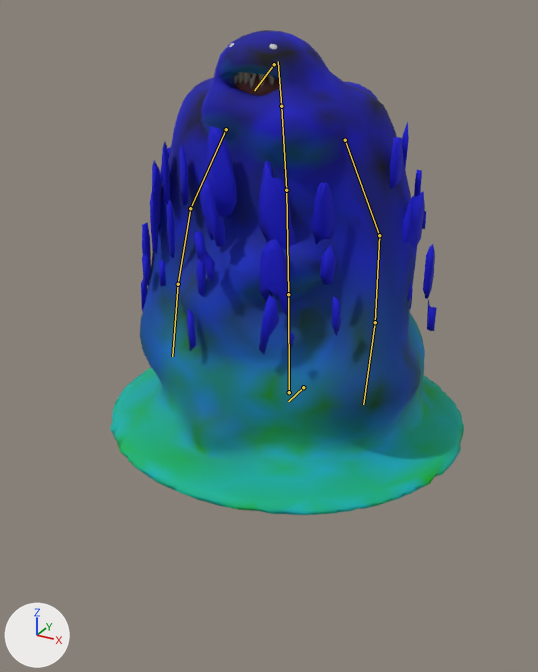
A saved change to the glTF model assets/beast_mud.glb.
Camera for both pictures: a 50 mm lens placed at (1.8, -3.53, 2.22), pointed at (-0.01, -0.24, 0.58). Every picture has the same lights, and +X, +Y and +Z are marked at lower left. The older version comes first. The bones that bend it are drawn over the model as lines.

Names of what the first picture shows: 'beast_mud_glow', 'beast_mud_horn', 'beast_mud_ooze'.
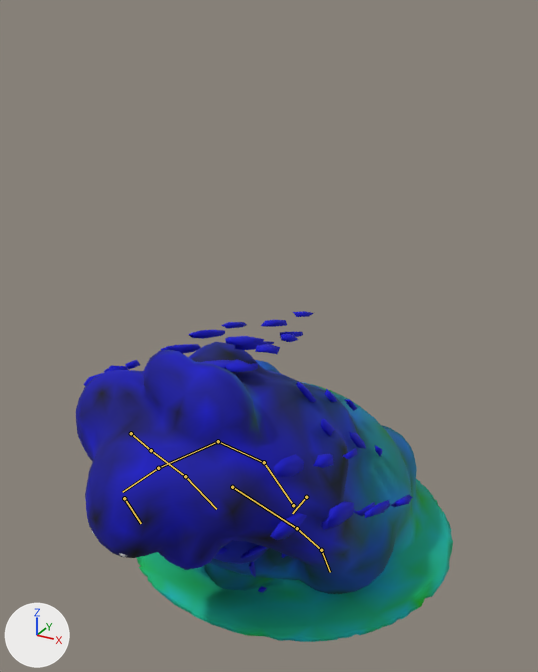
The newer file adds an action. The first version stands in its rest pose; the second is drawn at frame 75 of the action 'wallow'.

Where the change shows, as pixel boxes (x1, y1, x2, y2) in the pictures (538 x 672 px):
'beast_mud_ooze', posed (6% wider, 32% shorter): before (110, 30, 464, 515); after (76, 311, 453, 642)
'beast_mud_horn', posed (not visible afterwards): before (233, 72, 279, 95)
'beast_mud_glow', posed: before (229, 43, 277, 49); after (92, 531, 127, 557)
bone 'base', root to tip: before (303, 387) to (288, 401); after (306, 497) to (292, 513)
bone 'spine1', root to tip: before (289, 392) to (288, 294); after (293, 505) to (264, 462)
bone 'spine2', root to tip: before (288, 294) to (286, 190); after (264, 462) to (218, 441)
bone 'spine3', root to tip: before (286, 190) to (281, 106); after (218, 441) to (158, 468)
bone 'arm1.L', root to tip: before (345, 140) to (379, 235); after (232, 487) to (297, 528)
bone 'hand.L', root to tip: before (375, 322) to (363, 404); after (321, 550) to (330, 572)
bone 'arm1.R', root to tip: before (226, 129) to (190, 208); after (131, 433) to (151, 450)
bone 'hand.R', root to tip: before (178, 284) to (172, 356); after (185, 476) to (216, 509)
bone 'head', root to tip: before (281, 106) to (278, 61); after (158, 468) to (122, 492)

Diff of the bpy script that builds the scene:
```diff
--- a/assets/beast_mud.glb.py
+++ b/assets/beast_mud.glb.py
@@ bone_base @@
 bone_base = bpy.data.objects['beast_mud_rig'].pose.bones['base']
-bone_base.location = (0.0, 0.0, 0.0)
+bone_base.location = (0.0, -0.08, 0.874)
@@ bone_spine1 @@
 bone_spine1 = bpy.data.objects['beast_mud_rig'].pose.bones['spine1']  # child of 'base'
-bone_spine1.rotation_quaternion = (1.0, 0.0, 0.0, 0.0)  # degrees (0, 0, 0)
+bone_spine1.rotation_quaternion = (0.961, 0.273, -0.033, 0.009)  # degrees (32, -4, 0)
@@ bone_spine2 @@
 bone_spine2 = bpy.data.objects['beast_mud_rig'].pose.bones['spine2']  # child of 'spine1'
-bone_spine2.rotation_quaternion = (1.0, 0.0, 0.0, 0.0)  # degrees (0, 0, 0)
+bone_spine2.rotation_quaternion = (0.992, 0.124, -0.028, -0.014)  # degrees (14, -3, -2)
@@ bone_spine3 @@
 bone_spine3 = bpy.data.objects['beast_mud_rig'].pose.bones['spine3']  # child of 'spine2'
-bone_spine3.rotation_quaternion = (1.0, 0.0, 0.0, 0.0)  # degrees (0, 0, 0)
+bone_spine3.rotation_quaternion = (0.97, 0.241, -0.01, 0.029)  # degrees (28, -2, 3)
@@ bone_arm1_l @@
 bone_arm1_l = bpy.data.objects['beast_mud_rig'].pose.bones['arm1.L']  # child of 'spine3'
-bone_arm1_l.rotation_quaternion = (1.0, 0.0, 0.0, 0.0)  # degrees (0, 0, 0)
+bone_arm1_l.rotation_quaternion = (0.975, -0.216, 0.051, 0.011)  # degrees (-25, 6, 0)
@@ bone_hand_l @@
 bone_hand_l = bpy.data.objects['beast_mud_rig'].pose.bones['hand.L']  # child of 'arm2.L'
-bone_hand_l.rotation_quaternion = (1.0, 0.0, 0.0, 0.0)  # degrees (0, 0, 0)
+bone_hand_l.rotation_quaternion = (0.996, -0.087, 0.0, 0.0)  # degrees (-10, 0, 0)
@@ bone_arm1_r @@
 bone_arm1_r = bpy.data.objects['beast_mud_rig'].pose.bones['arm1.R']  # child of 'spine3'
-bone_arm1_r.rotation_quaternion = (1.0, 0.0, 0.0, 0.0)  # degrees (0, 0, 0)
+bone_arm1_r.rotation_quaternion = (0.975, -0.216, -0.051, -0.011)  # degrees (-25, -6, 0)
@@ bone_hand_r @@
 bone_hand_r = bpy.data.objects['beast_mud_rig'].pose.bones['hand.R']  # child of 'arm2.R'
-bone_hand_r.rotation_quaternion = (1.0, 0.0, 0.0, 0.0)  # degrees (0, 0, 0)
+bone_hand_r.rotation_quaternion = (0.996, -0.087, 0.0, 0.0)  # degrees (-10, 0, 0)
@@ bone_head @@
 bone_head = bpy.data.objects['beast_mud_rig'].pose.bones['head']  # child of 'spine3'
-bone_head.rotation_quaternion = (1.0, 0.0, 0.0, 0.0)  # degrees (0, 0, 0)
+bone_head.rotation_quaternion = (0.993, 0.107, 0.005, 0.043)  # degrees (12, 0, 5)
```
